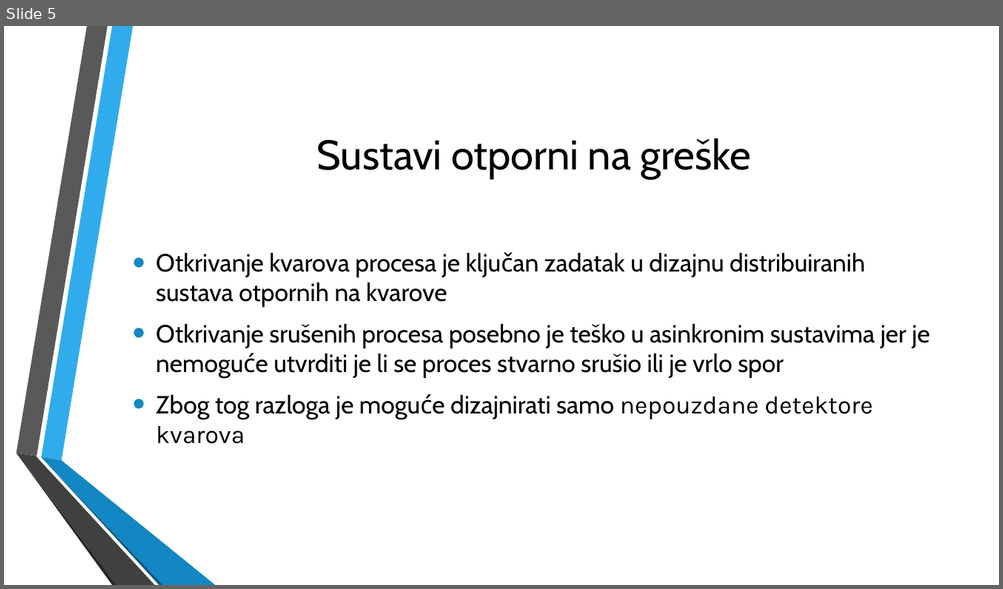
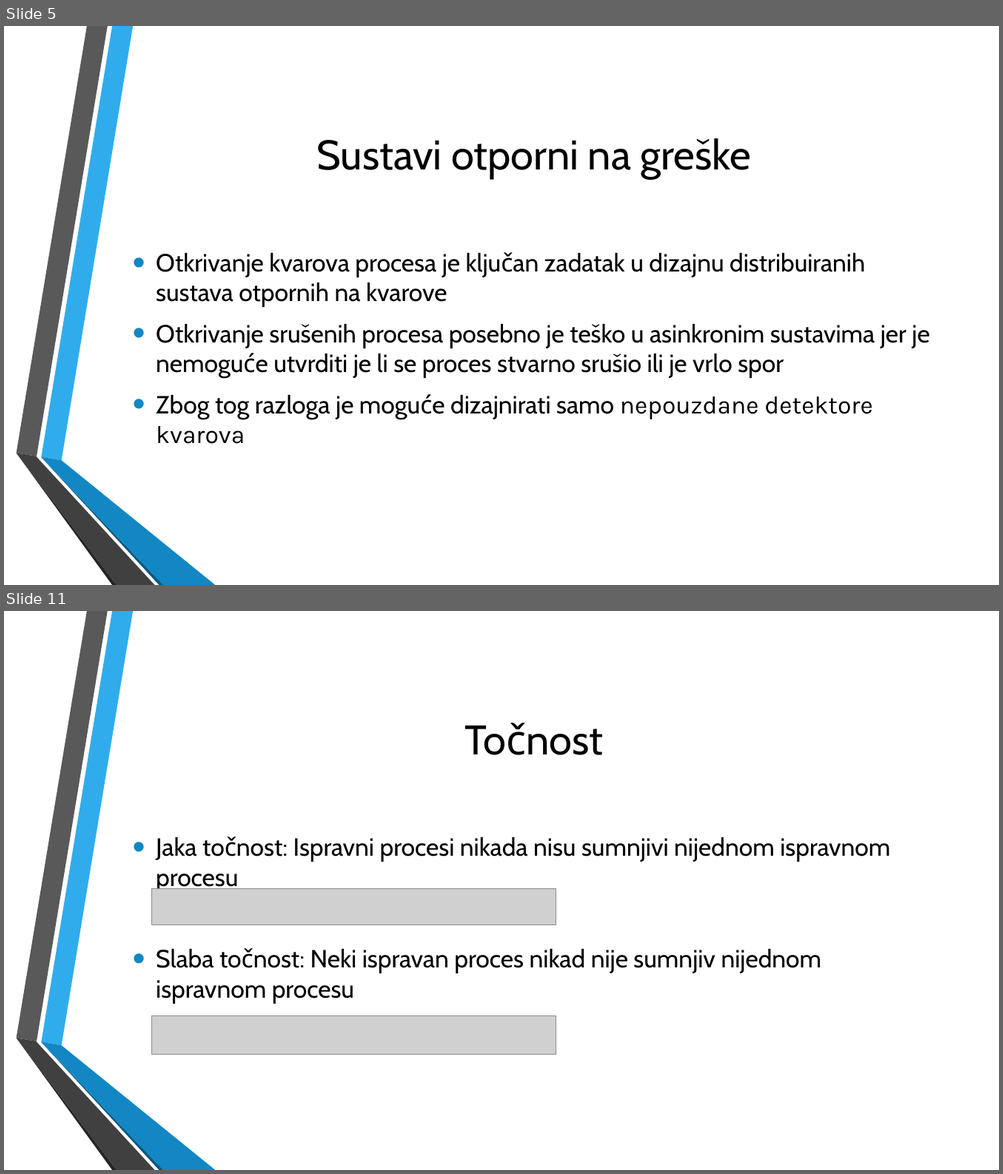
Before and after one commit to VidJoha/Distribuirani, a slide deck: Distribuirani procesi(1).pptx. Shown one above the other, each under a label of ours: slide 5 before the commit, slides 5 and 11 after it; the slides between them are not shown. The pictures are 1003x589 and 1003x1174 pixels, drawn with LibreOffice and Linux fonts; fonts in the diff are those of the drawing; grey boxes stand for pictures; background and template pictures are left out. Boxes give left, top, right and bottom in pixels: in the first picture for what was removed or moved away, otherwise in the second. Text is boxed around its words. In the diff, an @@ line names an element or a change of style, - is before the commit and + after.

Commit message:
Prezentacija sa obrađenim svojstvima potpunosti i točnosti

```diff
--- a/Distribuirani procesi(1).pptx
+++ b/Distribuirani procesi(1).pptx
@@ slide 11 added at [4,611,999,1170], background picture (left out); not listed: 6 template elements that a slide beside it also shows @@
@@ title added at [125,667,942,810], 40 pt, text #000000 @@
+Točnost
@@ text added at [156,837,890,1004], 24 pt, text #000000 @@
+• Jaka točnost: Ispravni procesi nikada nisu sumnjivi nijednom ispravnom procesu
+• Slaba točnost: Neki ispravan proces nikad nije sumnjiv nijednom ispravnom procesu
@@ picture added at [152,889,555,925] @@
@@ picture added at [152,1016,555,1055] @@
```
Also in this commit, not shown: 1 slide changed, 5 other slides added.
